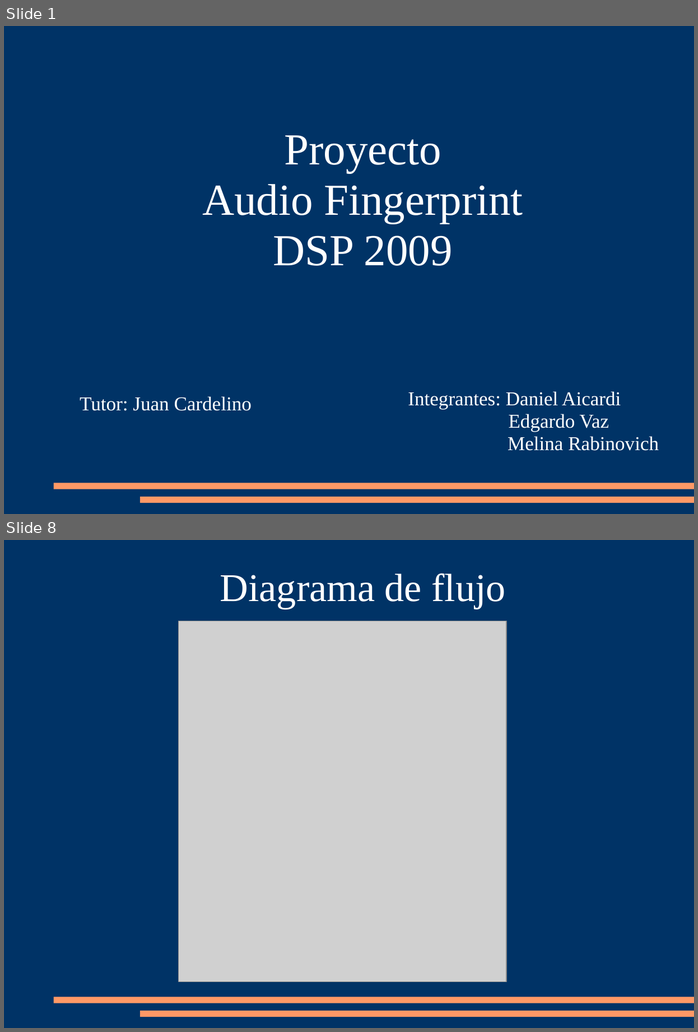
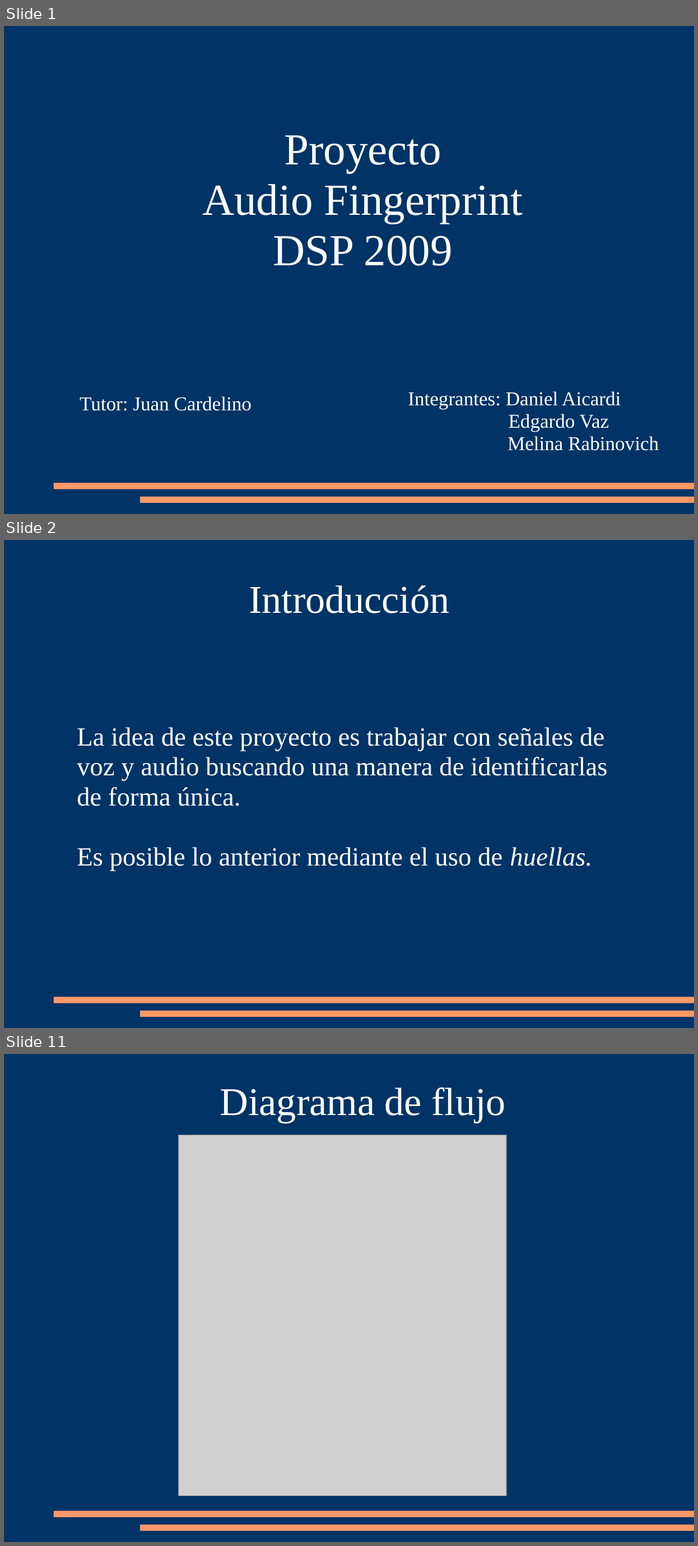
Before and after one commit to mrabinovichm/audio-fingerprint, a slide deck: Presentacion.ppt. Shown one above the other, each under a label of ours: slides 1 and 8 before the commit, slides 1, 2 and 11 after it; the slides between them are not shown. The pictures are 698x1032 and 698x1546 pixels, drawn with LibreOffice and Linux fonts; fonts in the diff are those of the drawing; grey boxes stand for pictures. Boxes give left, top, right and bottom in pixels: in the first picture for what was removed or moved away, otherwise in the second. Text is boxed around its words. In the diff, an @@ line names an element or a change of style, - is before the commit and + after.

```diff
--- a/Presentacion.ppt
+++ b/Presentacion.ppt
@@ slide 2 added at (x1=4, y1=540, x2=694, y2=1028), background #003366; not listed: 2 template elements that a slide beside it also shows @@
@@ title added at (x1=249, y1=585, x2=449, y2=613), 48 pt, text #FFFFFF @@
+Introducción
@@ subtitle added at (x1=77, y1=727, x2=607, y2=870), 32 pt, text #FFFFFF @@
+La idea de este proyecto es trabajar con señales de voz y audio buscando una manera de identificarlas de forma única.
+Es posible lo anterior mediante el uso de huellas.
@@ what was slide 8 is now slide 11 @@
```
Also in this commit, not shown: 9 slides changed, 3 other slides added.
